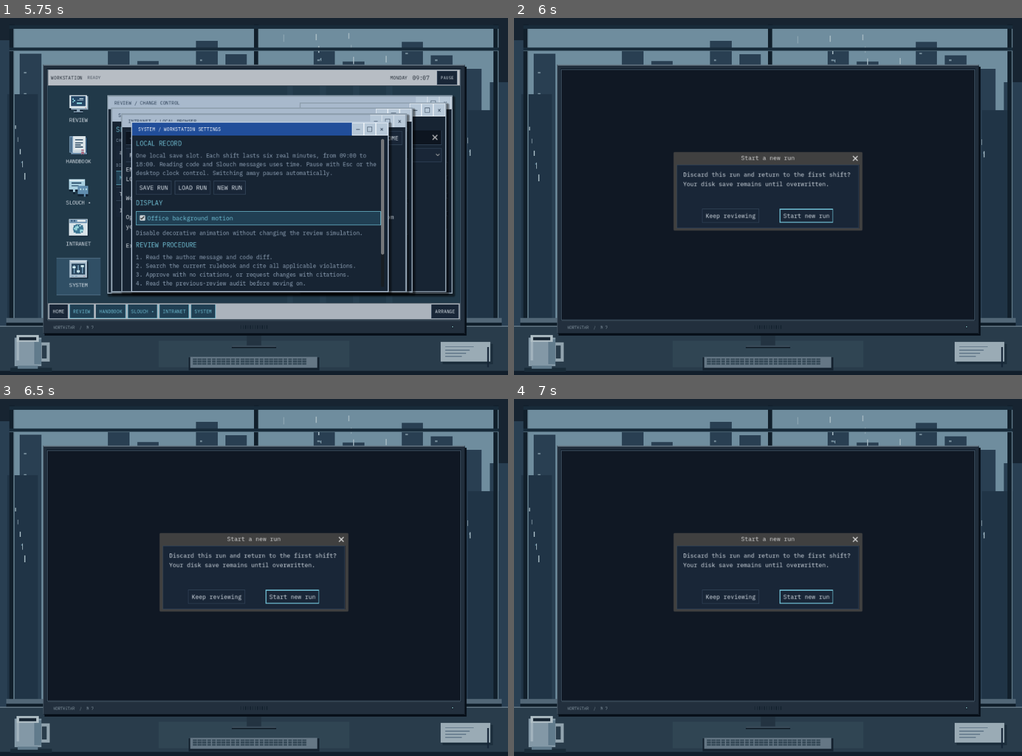
Above: before the commit, frames 1-4 (two rows, left to right).
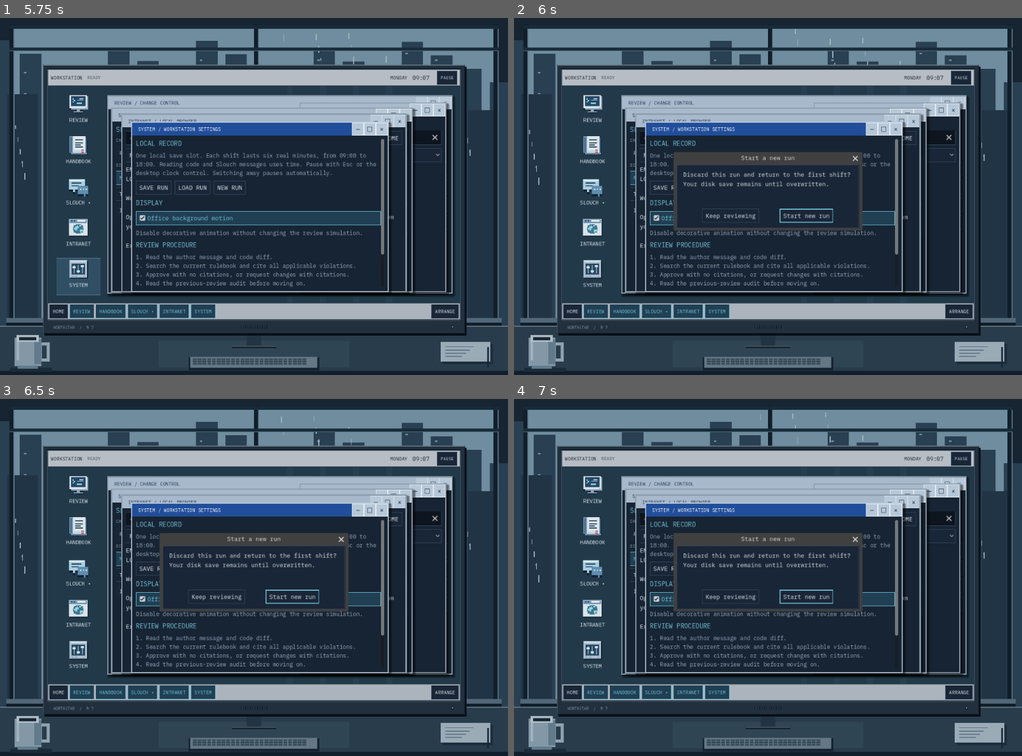
Above: after the commit, the same moments.

Repository: exponent-to/last-review
Game: Godot game, scene res://native/main.tscn
The game is run twice, just before and just after one commit, with the same random seed, the same clock (stepped at 60 frames per second) and the same inputs.
Inputs (mouse positions are in pixels of both pictures, inside the frame that each line leads up to):
- Up to frame 1 (5.75 s): click "SKIP INTRO" at 0.5 s; click (76, 110) at 1.27 s; click (76, 153) at 2.02 s; click (370, 139) at 2.77 s; type "Alex" at 2.85 s; click (76, 192) at 3.52 s; click (76, 235) at 4.27 s; click (76, 275) at 5.02 s
- Up to frame 2 (6 s): click "NEW RUN" at 5.75 s
- Up to frame 3 (6.5 s): no input
- Up to frame 4 (7 s): click "NEW RUN" at 6.5 s

Frame 1 is identical in both runs. In frame 2, 29% of the frame differs, in the area x 2-93%, y 3-85%; in frame 3, 29%; in frame 4, 29%.

Commit message:
fix: keep workday running through in-game popup menus

Diff:
--- a/native/main.gd
+++ b/native/main.gd
@@ -35,8 +35,15 @@
 	intro = Intro.new()
 	intro.finished.connect(_on_intro_finished)
 	add_child(intro)
-	get_window().focus_exited.connect(_on_focus_exited)
-	get_window().focus_entered.connect(_on_focus_entered)
+
+
+func _notification(what: int) -> void:
+	# Application focus excludes our own menus and popup windows. A file picker
+	# must not pause the shift just because the main window yields to its menu.
+	if what == NOTIFICATION_APPLICATION_FOCUS_OUT:
+		_on_focus_exited()
+	elif what == NOTIFICATION_APPLICATION_FOCUS_IN:
+		_on_focus_entered()
 
 func _on_intro_finished() -> void:
 	if is_instance_valid(intro):
Not shown, changed: README.md
Not shown, changed: docs/architecture.md
Not shown, changed: docs/browser.md
Not shown, changed: docs/interface.md
Not shown, changed: docs/review-sim-contract.md
Not shown, changed: docs/verification.md
